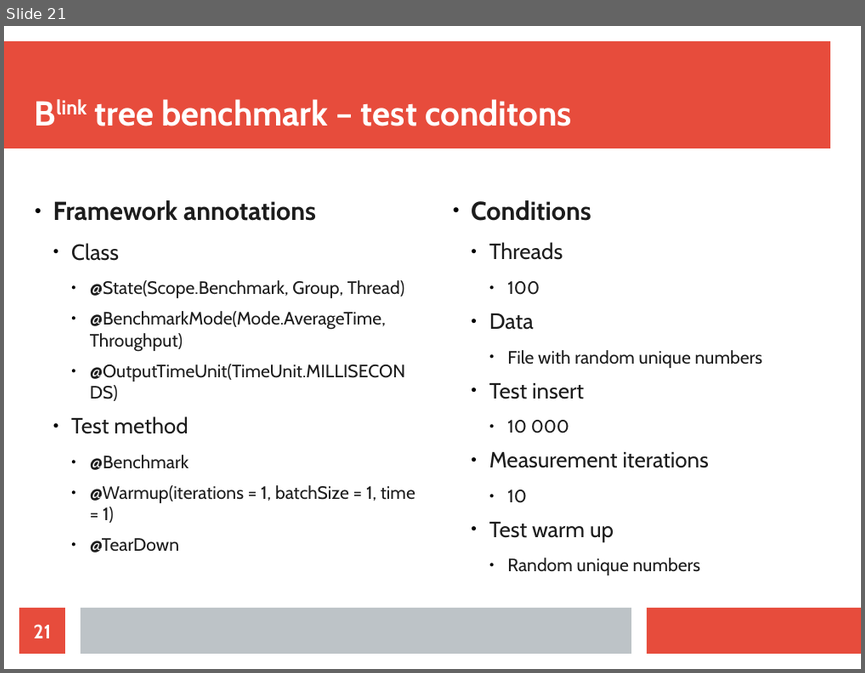
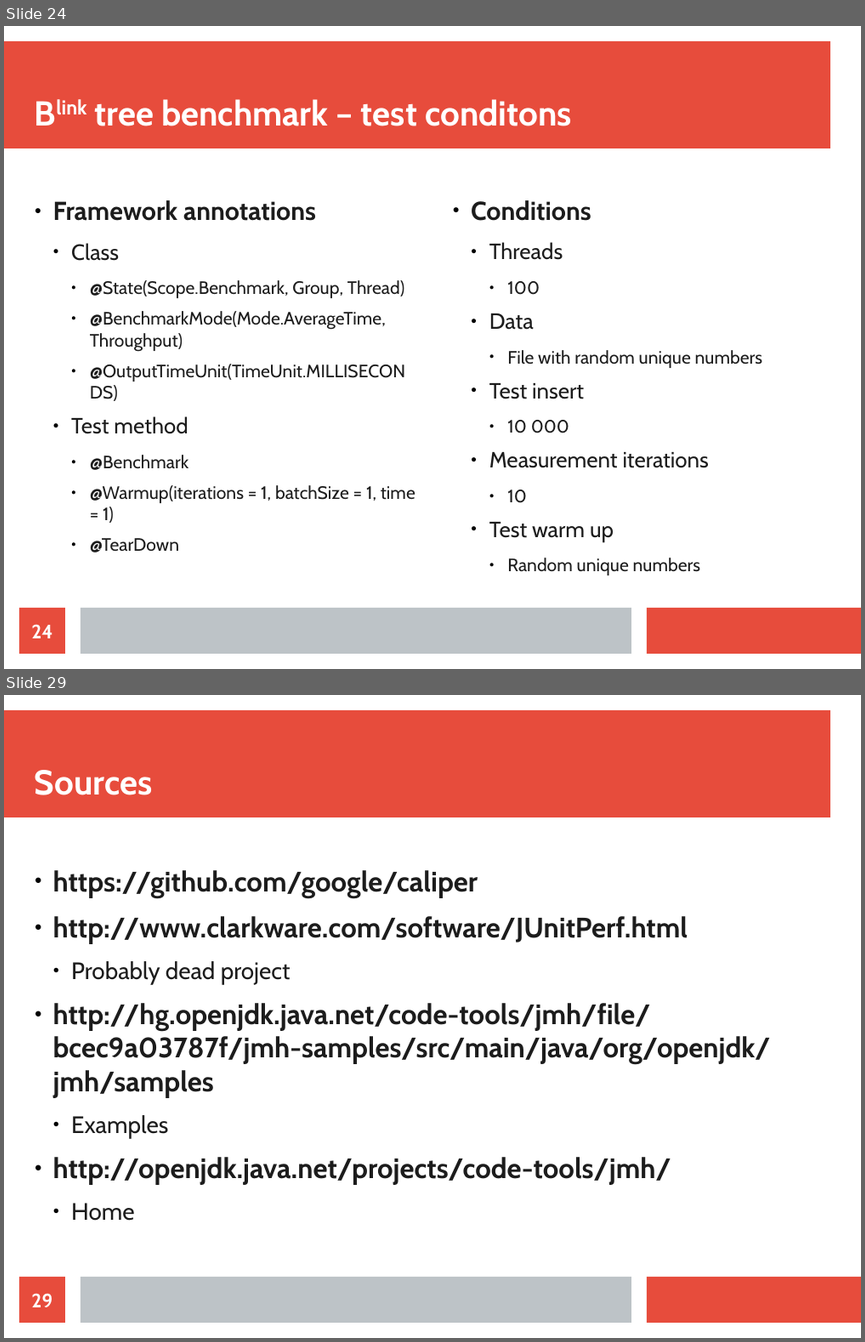
Before and after one commit to jajir/jbtree, a slide deck: jbtree/src/presentation/jbtree-0.1.odp. Shown one above the other, each under a label of ours: slide 21 before the commit, slides 24 and 29 after it; the slides between them are not shown. The pictures are 865x673 and 865x1342 pixels, drawn with LibreOffice and Linux fonts; fonts in the diff are those of the drawing. Boxes give left, top, right and bottom in pixels: in the first picture for what was removed or moved away, otherwise in the second. Text is boxed around its words. In the diff, an @@ line names an element or a change of style, - is before the commit and + after.

```diff
--- a/jbtree/src/presentation/jbtree-0.1.odp
+++ b/jbtree/src/presentation/jbtree-0.1.odp
@@ slide 29 added at (4, 695, 861, 1338), background #FFFFFF; not listed: 3 template elements that a slide beside it also shows @@
@@ title added at (35, 770, 153, 795), 32 pt, text #FFFFFF, bold @@
+Sources
@@ text added at (53, 870, 771, 1220), 26 pt, text #1C1C1C, bold @@
+● https://github.com/google/caliper
+● http://www.clarkware.com/software/JUnitPerf.html
+  ● Probably dead project
+● http://hg.openjdk.java.net/code-tools/jmh/file/bcec9a03787f/jmh-samples/src/main/java/org/openjdk/jmh/samples
+  ● Examples
+● http://openjdk.java.net/projects/code-tools/jmh/
+  ● Home
@@ page number added at (19, 1276, 65, 1322), fill #E74C3C, 18 pt, text #FFFFFF, bold @@
+29
@@ what was slide 21 is now slide 24 @@
@@ page number at (31, 624, 52, 638): text changed @@
-21
+24
```
Also in this commit, not shown: 5 slides changed, 4 other slides added, 10 other files.
